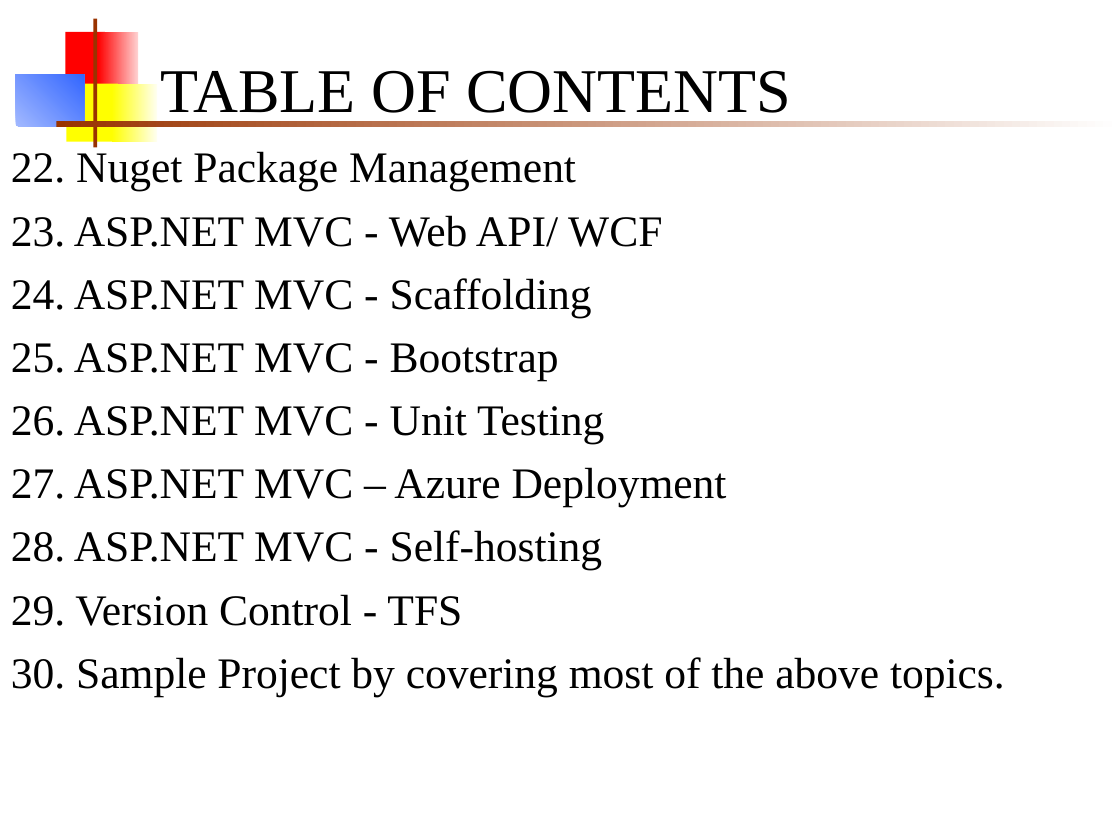
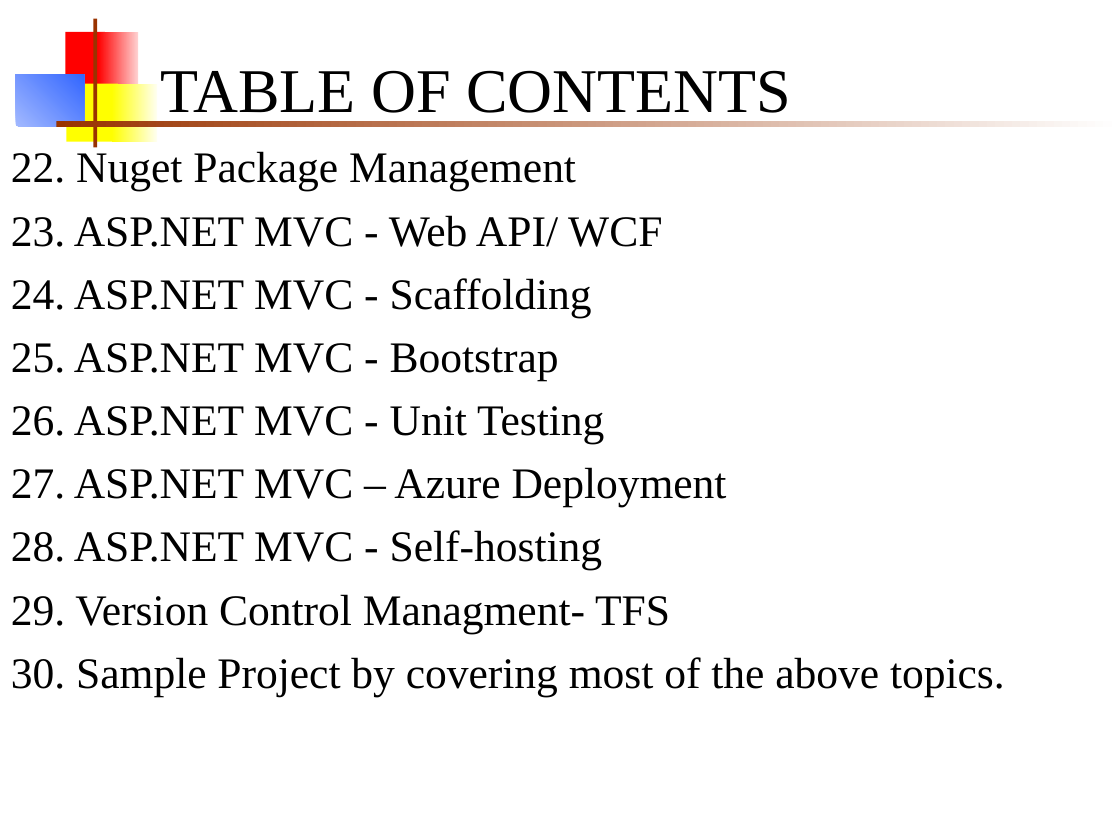
Before and after one commit to chsuresh3112/MVCSample, a slide deck: slide 5 of MVC_training.ppt. Drawn at 1120x840 pixels with LibreOffice and Linux fonts; fonts in the diff are those of the drawing. Boxes give left, top, right and bottom in pixels: in the first picture for what was removed or moved away, otherwise in the second. Text is boxed around its words. In the diff, an @@ line names an element or a change of style, - is before the commit and + after.

```diff
--- a/MVC_training.ppt
+++ b/MVC_training.ppt
@@ text at box(11, 594, 670, 633): text changed @@
-29. Version Control - TFS
+29. Version Control Managment- TFS
```
Also in this commit, not shown: 1 other slide changed, 4 slides added.
